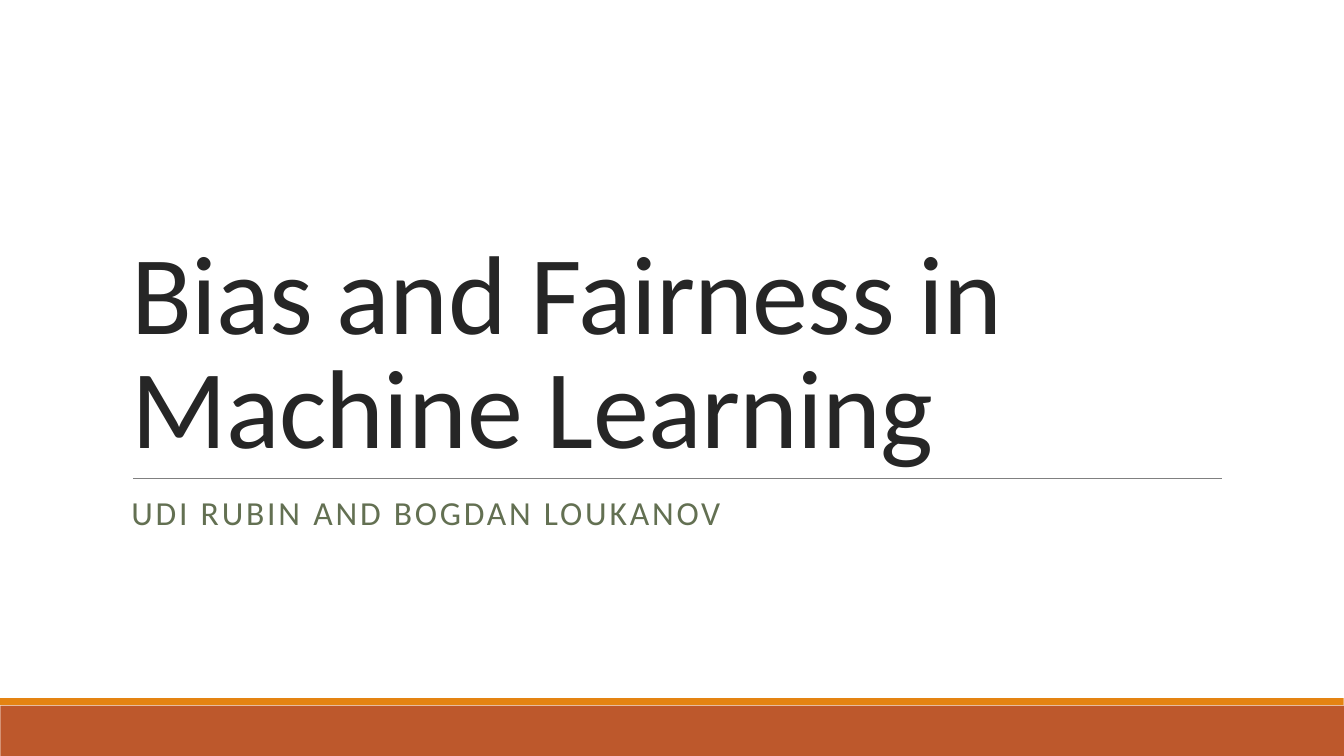
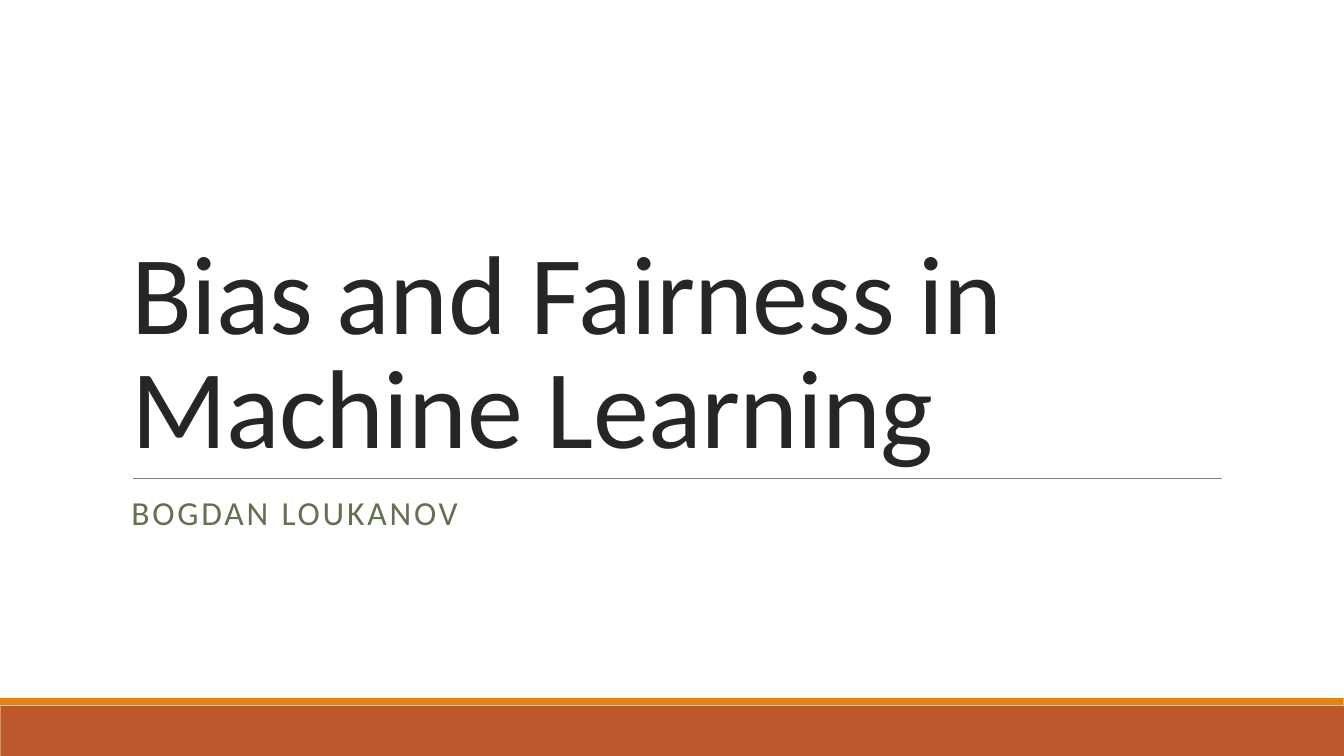
Before and after one commit to bloukanov/ml-bias-fairness, a slide deck: slide 1 of Bias in Machine Learning.pptx. Drawn at 1344x756 pixels with LibreOffice and Linux fonts; fonts in the diff are those of the drawing. Boxes give left, top, right and bottom in pixels: in the first picture for what was removed or moved away, otherwise in the second. Text is boxed around its words. In the diff, an @@ line names an element or a change of style, - is before the commit and + after.

Commit message:
updated ppt

```diff
--- a/Bias in Machine Learning.pptx
+++ b/Bias in Machine Learning.pptx
@@ subtitle at [131,503,458,525]: text changed @@
-UDI RUBIN AND BOGDAN LOUKANOV
+BOGDAN LOUKANOV
```
